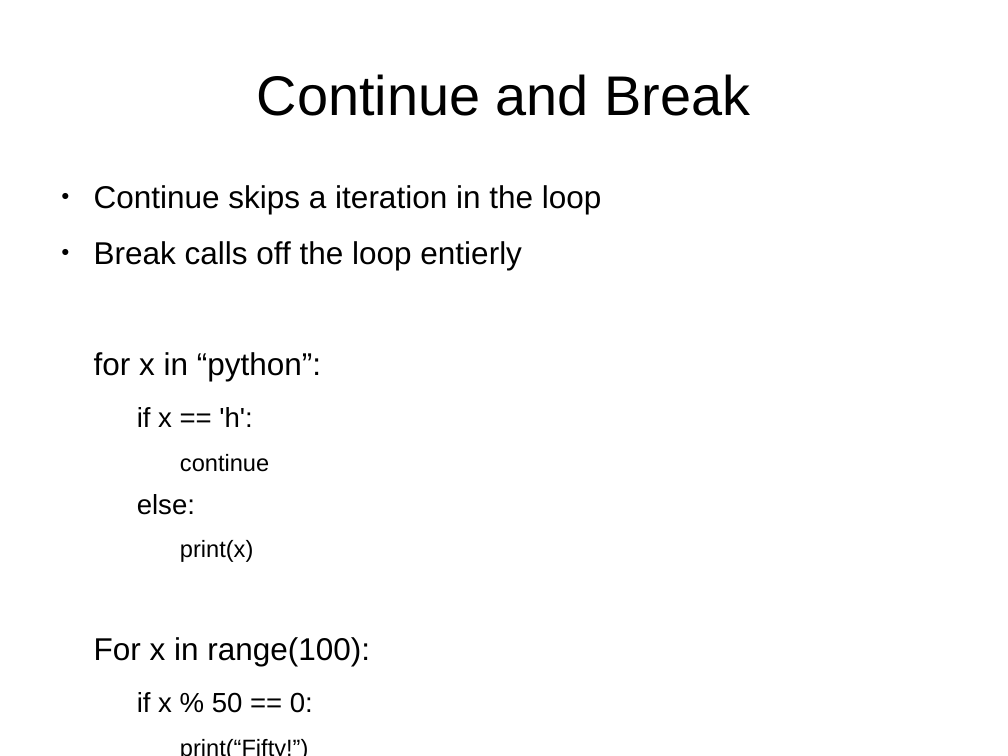
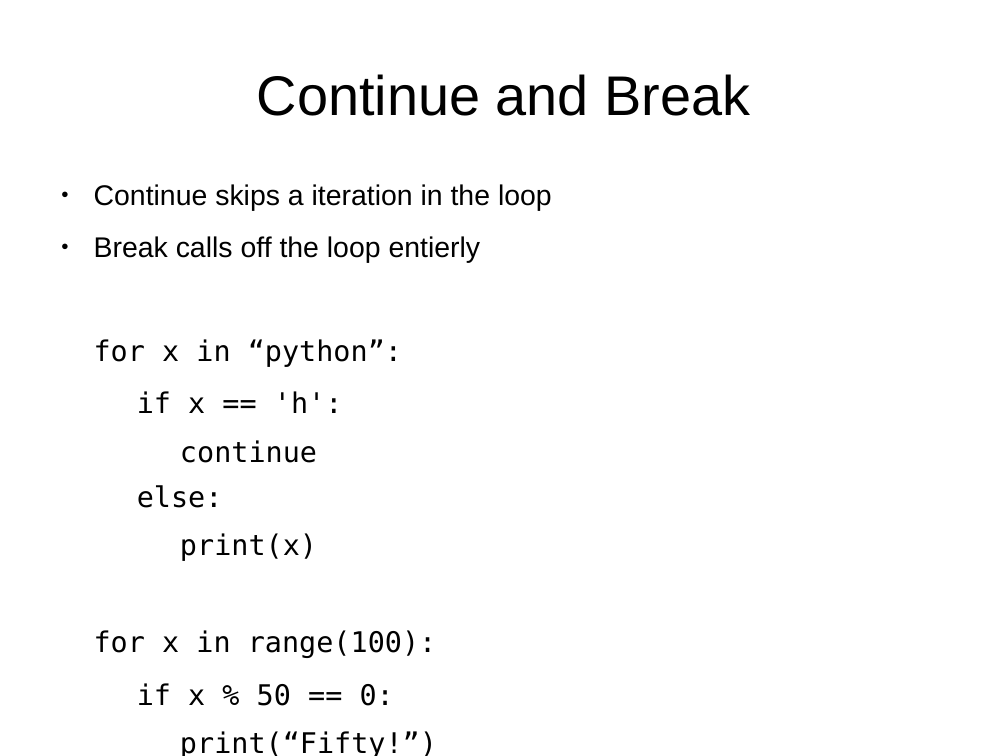
Before and after one commit to bradfordbarr/HacDC-Intro-to-Programming, a slide deck: slide 6 of class_1/control_and_pygame.odp. Drawn at 1008x756 pixels with LibreOffice and Linux fonts; fonts in the diff are those of the drawing. Boxes give left, top, right and bottom in pixels: in the first picture for what was removed or moved away, otherwise in the second. Text is boxed around its words. In the diff, an @@ line names an element or a change of style, - is before the commit and + after.

```diff
--- a/class_1/control_and_pygame.odp
+++ b/class_1/control_and_pygame.odp
@@ text at (94,184,552,756): size 24.8 to 22.4 pt in "Continue skips a iteration in the loop", "Break calls off the loop entierly", "for x in “python”:"; font Arial to DejaVu Sans Mono in "for x in “python”:", "if x == 'h':", "continue", "else:" and 4 more places; size 21.7 to 22.4 pt in "if x == 'h':", "else:", "if x % 50 == 0:"; size 18.6 to 22.4 pt in "continue", "print(x)", "print(“Fifty!”)", "break" @@
@@ text at (94,630,436,658): text changed; size 24.8 to 22.4 pt; font Arial to DejaVu Sans Mono @@
-For x in range(100):
+for x in range(100):
```
Also in this commit, not shown: 6 other slides changed, 5 other files.
